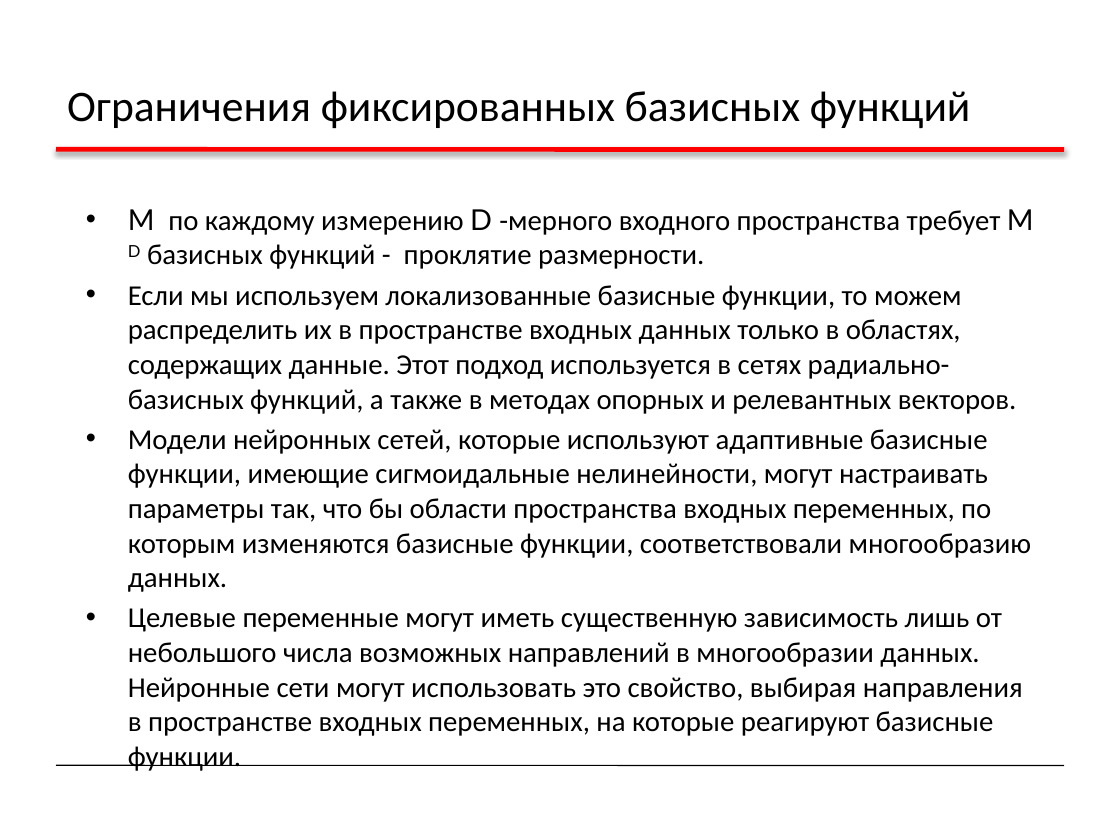
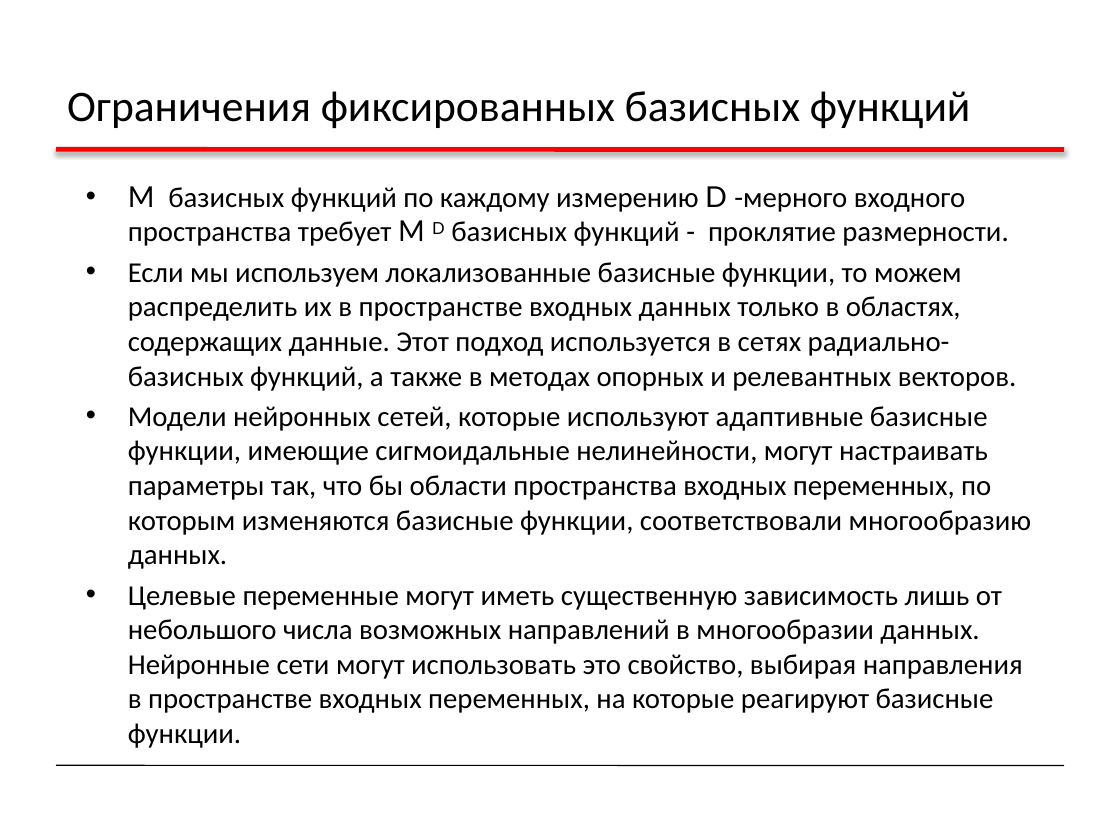
Before and after one commit to sudakov/ai-lab, a slide deck: slide 53 of ML2.pptx. Drawn at 1120x840 pixels with LibreOffice and Linux fonts; fonts in the diff are those of the drawing. Boxes give left, top, right and bottom in pixels: in the first picture for what was removed or moved away, otherwise in the second. Text is boxed around its words. In the diff, an @@ line names an element or a change of style, - is before the commit and + after.

```diff
--- a/ML2.pptx
+++ b/ML2.pptx
@@ text "M базисных функций по каждому ...": place and size @@
-text "M базисных функций по каждому ..." at (128, 209, 1034, 771)
+text "M базисных функций по каждому ..." at (128, 186, 1032, 748)
@@ text at (128, 186, 1008, 246): text changed @@
-• M по каждому измерению D -мерного входного пространства требует M D базисных функций - проклятие размерности.
+• M базисных функций по каждому измерению D -мерного входного пространства требует M D базисных функций - проклятие размерности.
```
Also in this commit, not shown: 2 other slides changed, 3 other files.
